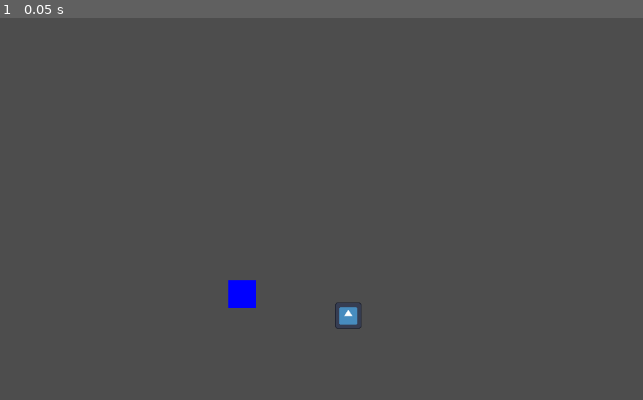
Above: before the commit, frame 1.
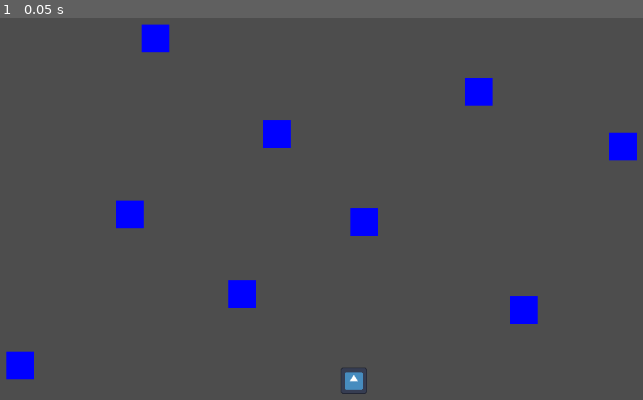
Above: after the commit, the same moment.

Repository: Lukko-Digital/upwell
Game: Godot game, scene res://src/map/map.tscn
Same seed, same stepped clock (60 frames per second), same inputs: the game is played once before the commit and once after it. The project has no main scene, so this scene is started directly. The engine's default icon, where the game draws it, is replaced by a stand-in: a white triangle on a blue panel in a dark square.
Inputs:
- Up to frame 1 (0.05 s): no input

The runs differ from the first frame. In frame 1, 3.0% of the frame differs, in the area x 0-100%, y 1-99%.

Commit message:
move around pipes

Diff:
--- a/src/map/map.tscn
+++ b/src/map/map.tscn
@@ -11,12 +11,62 @@
 grow_horizontal = 2
 grow_vertical = 2
 
-[node name="Pipe" parent="." instance=ExtResource("1_0a607")]
-layout_mode = 0
+[node name="Player" parent="." instance=ExtResource("2_l18lf")]
+z_index = 1
+position = Vector2(614, 574)
+
+[node name="Pipes" type="Node" parent="."]
+
+[node name="Pipe" parent="Pipes" instance=ExtResource("1_0a607")]
 offset_left = 433.0
 offset_top = 429.0
 offset_right = 473.0
 offset_bottom = 469.0
 
-[node name="Player" parent="." instance=ExtResource("2_l18lf")]
-position = Vector2(606, 480)
+[node name="Pipe2" parent="Pipes" instance=ExtResource("1_0a607")]
+offset_left = 609.0
+offset_top = 325.0
+offset_right = 649.0
+offset_bottom = 365.0
+
+[node name="Pipe3" parent="Pipes" instance=ExtResource("1_0a607")]
+offset_left = 839.0
+offset_top = 452.0
+offset_right = 879.0
+offset_bottom = 492.0
+
+[node name="Pipe4" parent="Pipes" instance=ExtResource("1_0a607")]
+offset_left = 271.0
+offset_top = 314.0
+offset_right = 311.0
+offset_bottom = 354.0
+
+[node name="Pipe5" parent="Pipes" instance=ExtResource("1_0a607")]
+offset_left = 483.0
+offset_top = 198.0
+offset_right = 523.0
+offset_bottom = 238.0
+
+[node name="Pipe6" parent="Pipes" instance=ExtResource("1_0a607")]
+offset_left = 982.0
+offset_top = 216.0
+offset_right = 1022.0
+offset_bottom = 256.0
+
+[node name="Pipe7" parent="Pipes" instance=ExtResource("1_0a607")]
+offset_left = 774.0
+offset_top = 137.0
+offset_right = 814.0
+offset_bottom = 177.0
+
+[node name="Pipe8" parent="Pipes" instance=ExtResource("1_0a607")]
+offset_left = 308.0
+offset_top = 60.0
+offset_right = 348.0
+offset_bottom = 100.0
+
+[node name="Pipe9" parent="Pipes" instance=ExtResource("1_0a607")]
+offset_left = 113.0
+offset_top = 532.0
+offset_right = 153.0
+offset_bottom = 572.0
--- a/src/map/pipe.gd
+++ b/src/map/pipe.gd
@@ -1,9 +1,17 @@
 extends ColorRect
+class_name Pipe
 
 @onready var hovered_box = $Hovered
+
+signal clicked(pipe)
 
 func _on_mouse_entered():
 	hovered_box.show()
 
 func _on_mouse_exited():
 	hovered_box.hide()
+
+func _on_gui_input(event):
+	if event is InputEventMouseButton:
+		if event.button_index == MOUSE_BUTTON_LEFT and event.pressed:
+			clicked.emit(self)
--- a/src/map/pipe.tscn
+++ b/src/map/pipe.tscn
@@ -28,5 +28,6 @@
 offset_bottom = 44.0
 mouse_filter = 2
 
+[connection signal="gui_input" from="." to="." method="_on_gui_input"]
 [connection signal="mouse_entered" from="." to="." method="_on_mouse_entered"]
 [connection signal="mouse_exited" from="." to="." method="_on_mouse_exited"]
--- /dev/null
+++ b/src/map/player.gd
@@ -0,0 +1,8 @@
+extends Sprite2D
+
+func _ready():
+	for pipe: Pipe in get_parent().get_node("Pipes").get_children():
+		pipe.clicked.connect(_pipe_selected)
+
+func _pipe_selected(pipe: Pipe):
+	position = pipe.position
--- a/src/map/player.tscn
+++ b/src/map/player.tscn
@@ -1,7 +1,9 @@
-[gd_scene load_steps=2 format=3 uid="uid://w0qn00118ti6"]
+[gd_scene load_steps=3 format=3 uid="uid://w0qn00118ti6"]
 
 [ext_resource type="Texture2D" uid="uid://dkkvt3ugn7wjm" path="res://icon.svg" id="1_e7h0t"]
+[ext_resource type="Script" path="res://src/map/player.gd" id="2_45e2i"]
 
 [node name="Player" type="Sprite2D"]
 scale = Vector2(0.3, 0.3)
 texture = ExtResource("1_e7h0t")
+script = ExtResource("2_45e2i")
